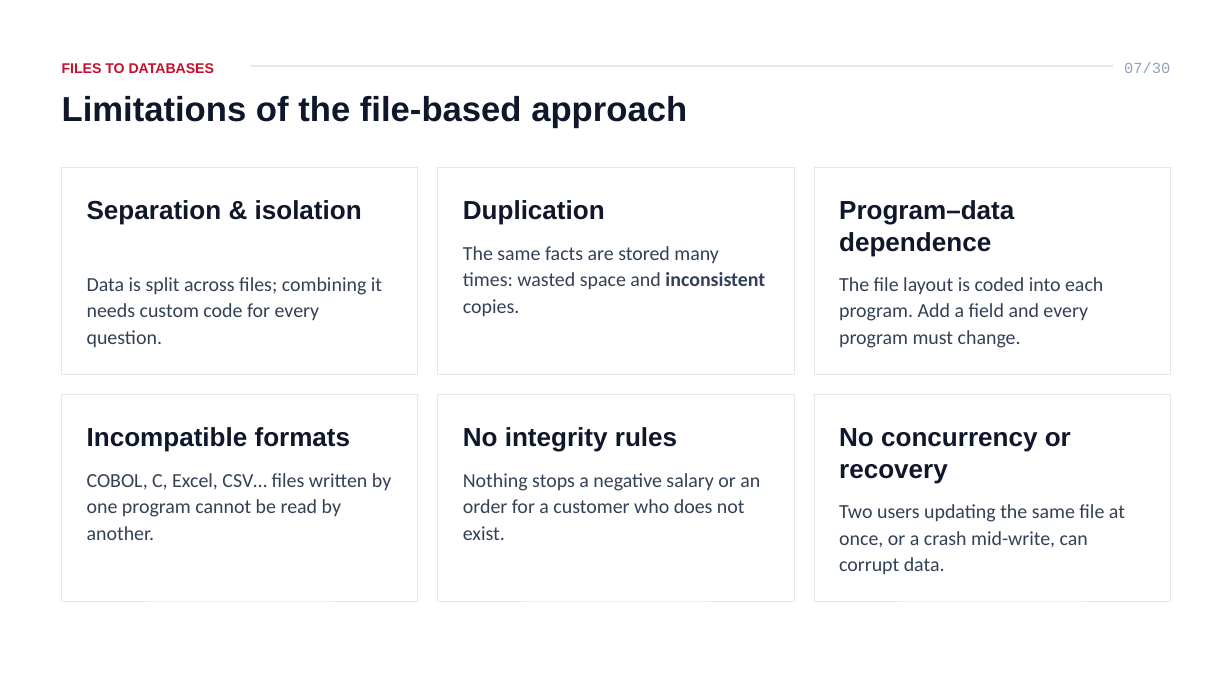
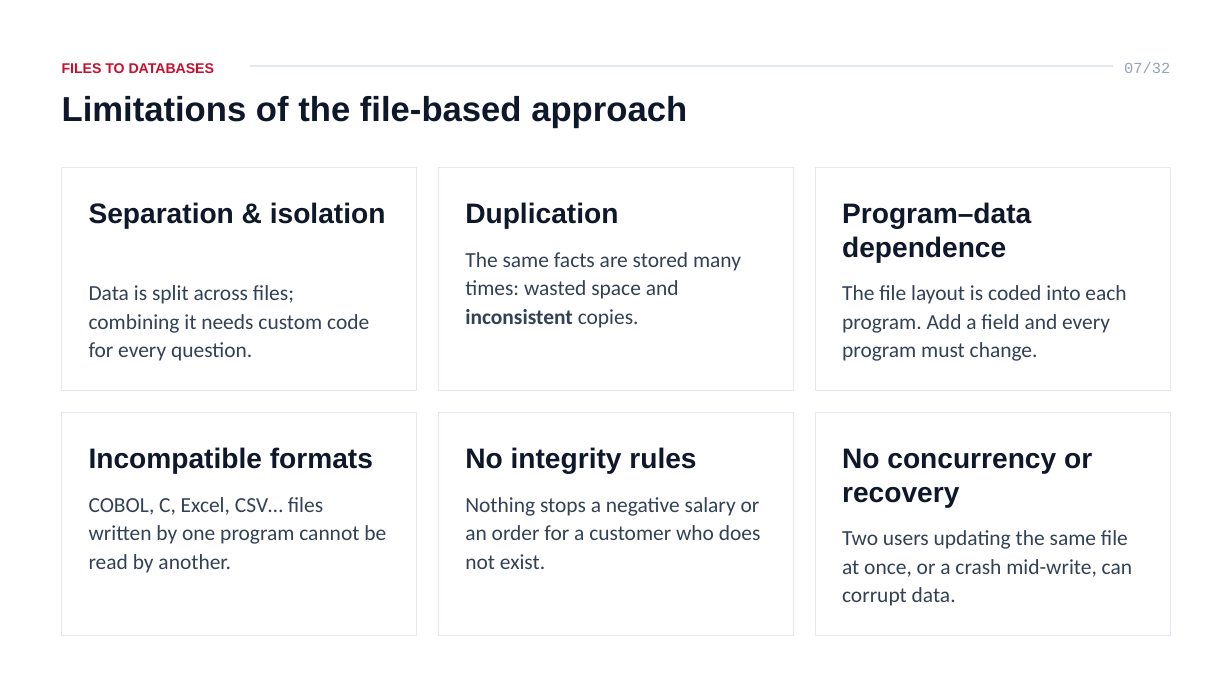
Before and after one commit to ahmedatef2007/db-slides, a slide deck: slide 7 of pptx/ITI_Database_Course_Lesson_1_Introduction.pptx. Drawn at 1232x693 pixels with LibreOffice and Linux fonts; fonts in the diff are those of the drawing. Boxes give left, top, right and bottom in pixels: in the first picture for what was removed or moved away, otherwise in the second. Text is boxed around its words. In the diff, an @@ line names an element or a change of style, - is before the commit and + after.

```diff
--- a/pptx/ITI_Database_Course_Lesson_1_Introduction.pptx
+++ b/pptx/ITI_Database_Course_Lesson_1_Introduction.pptx
@@ text at bbox=[1124, 62, 1170, 73]: text changed @@
-07/30
+07/32
@@ rectangle: place and size @@
-rectangle at bbox=[62, 167, 418, 375]
+rectangle at bbox=[62, 167, 417, 391]
@@ rectangle: place and size @@
-rectangle at bbox=[438, 167, 794, 375]
+rectangle at bbox=[439, 167, 794, 391]
@@ rectangle: place and size @@
-rectangle at bbox=[814, 167, 1170, 375]
+rectangle at bbox=[815, 167, 1170, 391]
@@ text "Data is split across files; ...": place and size @@
-text "Data is split across files; ..." at bbox=[87, 277, 382, 348]
+text "Data is split across files; ..." at bbox=[89, 285, 369, 361]
@@ text "The file layout is coded ...": place and size @@
-text "The file layout is coded ..." at bbox=[839, 277, 1103, 348]
+text "The file layout is coded ..." at bbox=[842, 285, 1126, 361]
@@ rectangle: place and size @@
-rectangle at bbox=[62, 395, 418, 602]
+rectangle at bbox=[62, 412, 417, 636]
@@ rectangle: place and size @@
-rectangle at bbox=[438, 395, 794, 602]
+rectangle at bbox=[439, 412, 794, 636]
@@ rectangle: place and size @@
-rectangle at bbox=[814, 395, 1170, 602]
+rectangle at bbox=[815, 412, 1170, 636]
@@ text "Incompatible formats": place and size @@
-text "Incompatible formats" at bbox=[87, 427, 351, 452]
+text "Incompatible formats" at bbox=[89, 447, 373, 473]
@@ text "No integrity rules": place and size @@
-text "No integrity rules" at bbox=[463, 427, 677, 452]
+text "No integrity rules" at bbox=[465, 447, 696, 473]
@@ size 30.5 to 32.8 pt in 6 elements at bbox=[465, 202, 618, 228], bbox=[89, 202, 386, 228], bbox=[842, 202, 1031, 263], bbox=[465, 447, 696, 473], bbox=[89, 447, 373, 473], bbox=[842, 448, 1092, 507] @@
@@ text "No concurrency or recovery": place and size @@
-text "No concurrency or recovery" at bbox=[839, 428, 1071, 484]
+text "No concurrency or recovery" at bbox=[842, 448, 1092, 507]
@@ text "COBOL, C, Excel, CSV… files ...": place and size @@
-text "COBOL, C, Excel, CSV… files ..." at bbox=[87, 473, 391, 540]
+text "COBOL, C, Excel, CSV… files ..." at bbox=[89, 497, 386, 573]
@@ text "Nothing stops a negative salary ...": place and size @@
-text "Nothing stops a negative salary ..." at bbox=[463, 473, 760, 540]
+text "Nothing stops a negative salary ..." at bbox=[465, 497, 761, 569]
@@ size 23.3 to 25.1 pt in 6 elements at bbox=[465, 252, 741, 328], bbox=[89, 285, 369, 361], bbox=[842, 285, 1126, 361], bbox=[465, 497, 761, 569], bbox=[89, 497, 386, 573], bbox=[842, 530, 1132, 606] @@
@@ text "Two users updating the same ...": place and size @@
-text "Two users updating the same ..." at bbox=[839, 504, 1125, 575]
+text "Two users updating the same ..." at bbox=[842, 530, 1132, 606]
```
Also in this commit, not shown: 27 other slides changed, 2 slides added, 10 other files.
